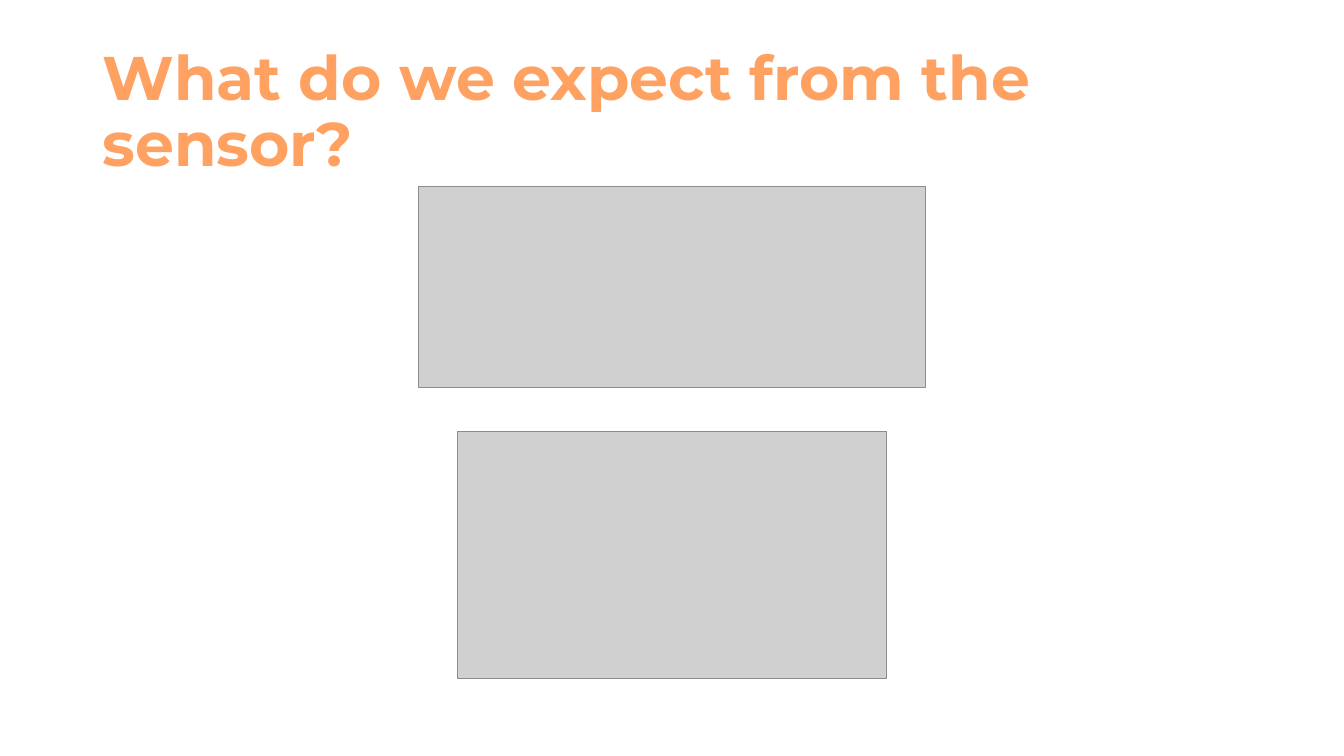
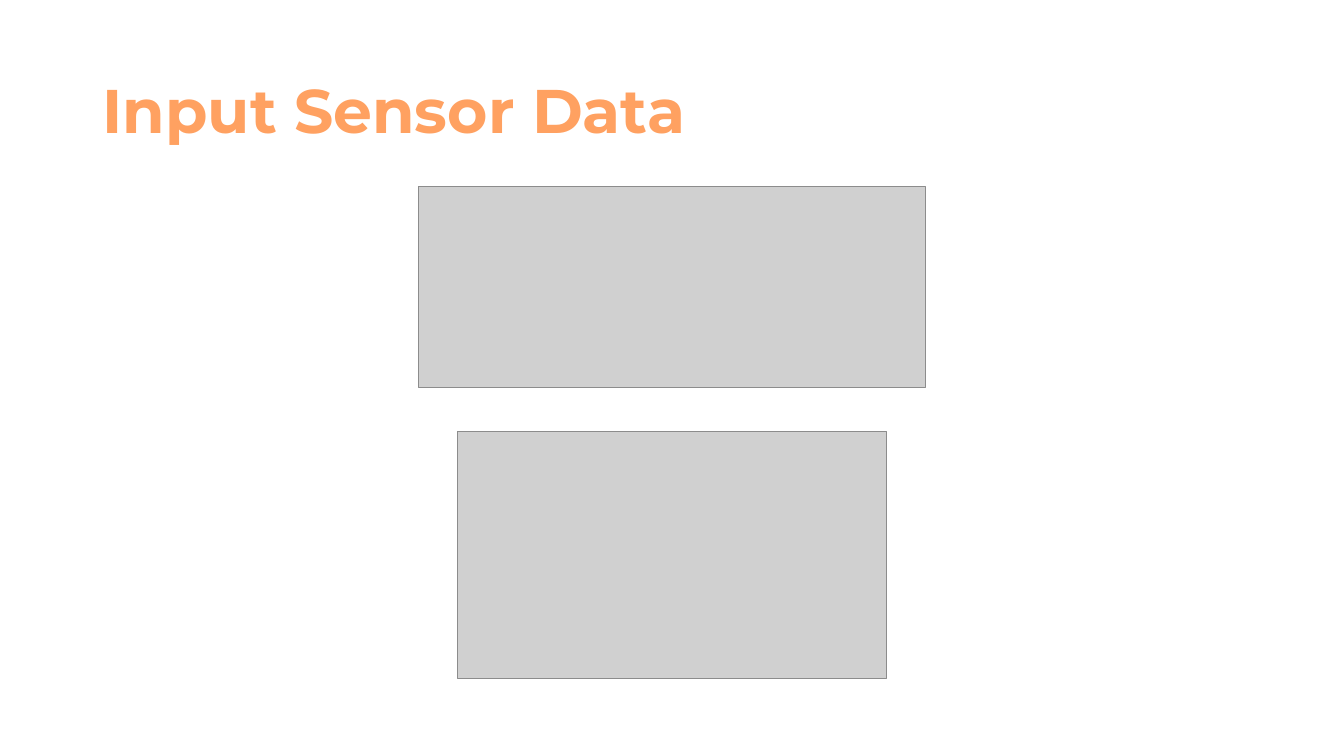
Before and after one commit to NikolaTotev/AMMRP-Course-Project, a slide deck: slide 7 of Presentation Materials/Калибриране на MEMS Акселерометри.pptx (slide 6 before the commit). Drawn at 1344x756 pixels with LibreOffice and Linux fonts; fonts in the diff are those of the drawing; grey boxes stand for pictures. Boxes give left, top, right and bottom in pixels: in the first picture for what was removed or moved away, otherwise in the second. Text is boxed around its words. In the diff, an @@ line names an element or a change of style, - is before the commit and + after.

```diff
--- a/Presentation Materials/Калибриране на MEMS Акселерометри.pptx
+++ b/Presentation Materials/Калибриране на MEMS Акселерометри.pptx
@@ title at [102, 89, 686, 145]: text changed @@
-What do we expect from the sensor?
+Input Sensor Data
```
Also in this commit, not shown: 4 other slides changed, 5 slides added, 4 slides removed, 5 other files.
